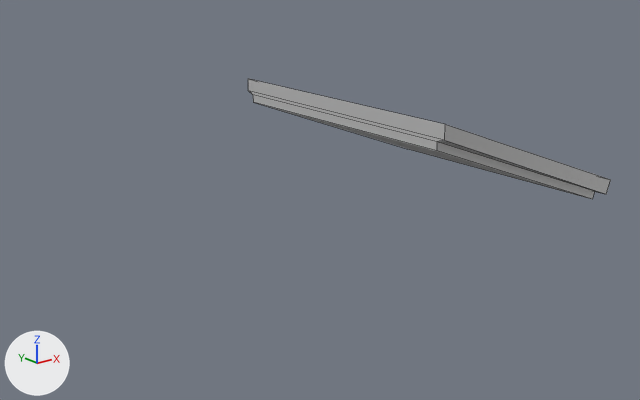
An edit to the FBX model PJ_1_Unreal/PJ_1/Content/FBX/roof/roof.fbx, drawn before and after from the same camera.
Both versions are drawn from a camera (50 mm lens) standing at (-9.24, -12.41, 8.26) and looking at (-2.73, -4.28, 5.01). The axes (+X, +Y, +Z) are drawn at lower left. The lights are the same throughout. The older version comes first. Mesh edges are drawn as thin lines. Where no turn or scale is listed for an object, it has been applied to the vertices.
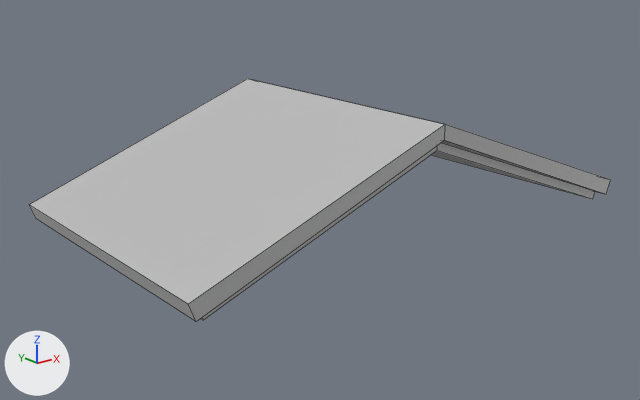
Where the newer file only moved an object's origin or applied its transform, the numbers keep the older frame.

Where the change shows, as pixel boxes [x1, y1, x2, y2] in the pictures (640 x 400 px):
'pCube65', reshaped (60% wider, 101% taller)
    before: [248, 79, 611, 199]
    after: [29, 79, 611, 321]

What the commit changed:
me_mesh is used by ob_pcube65; location (-0.971, -4.259, 5.504).
me_mesh had 16 vertices, 14 faces and spanned x -1.53..1.63, y -1.84..1.84, z -0.7..0.73.
me_mesh now has 32 vertices, 22 faces and spans x -4.69..1.63, y -1.84..1.84, z -0.7..0.73.
Part 1, on me_mesh:
11 faces are deleted.
16 vertices are added at x -4.69..-1.53, y -1.84..1.84, z -0.7..0.73.
19 new faces join them.
